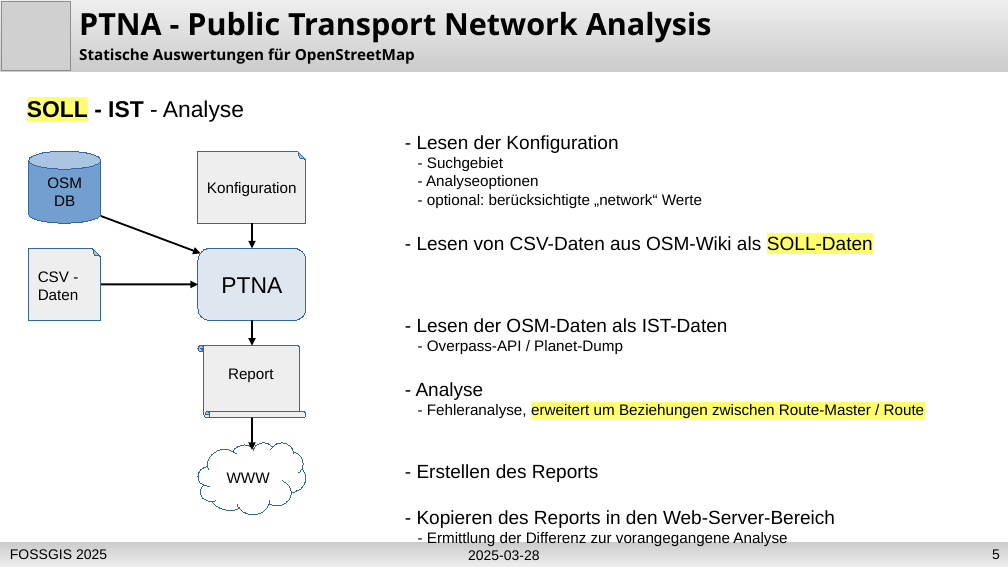
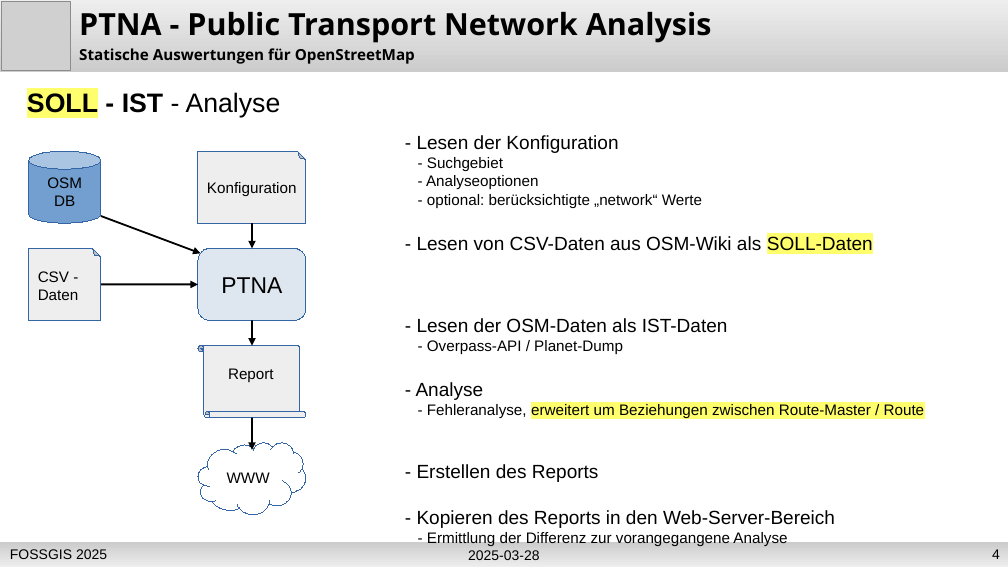
Before and after one commit to osm-ToniE/ptna-www, a slide deck: slide 4 of de/fossgis_2025_PTNA_Erdmann.odp (slide 5 before the commit). Drawn at 1008x567 pixels with LibreOffice and Linux fonts; fonts in the diff are those of the drawing; grey boxes stand for pictures. Boxes give left, top, right and bottom in pixels: in the first picture for what was removed or moved away, otherwise in the second. Text is boxed around its words. In the diff, an @@ line names an element or a change of style, - is before the commit and + after.

```diff
--- a/de/fossgis_2025_PTNA_Erdmann.odp
+++ b/de/fossgis_2025_PTNA_Erdmann.odp
@@ text "SOLL - IST - Analyse": place and size @@
-text "SOLL - IST - Analyse" at <box>27,100,244,123</box>
+text "SOLL - IST - Analyse" at <box>27,92,281,117</box>
@@ text "SOLL - IST - Analyse" at <box>27,92,281,117</box>: size 18 to 21 pt @@
@@ page number at <box>992,549,1000,559</box>: text changed @@
-5
+4
```
Also in this commit, not shown: 9 other slides changed, 1 slide added.
